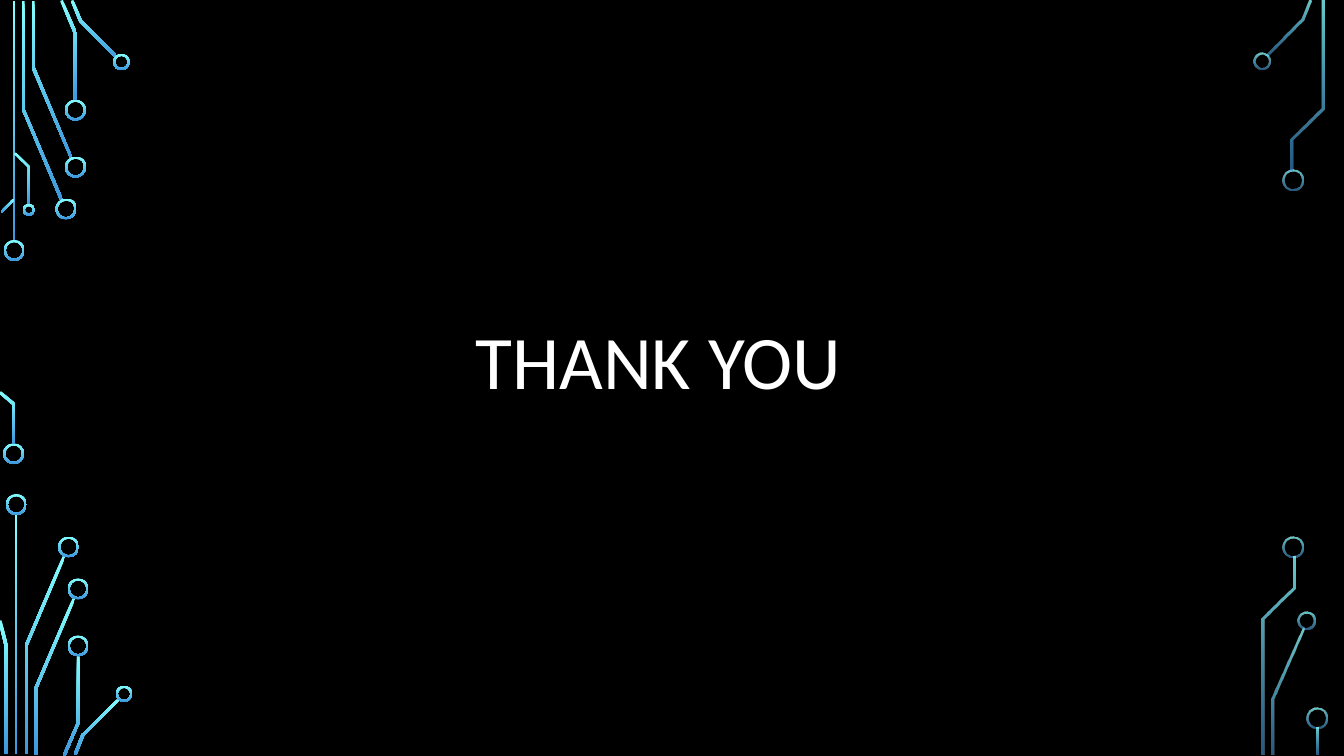
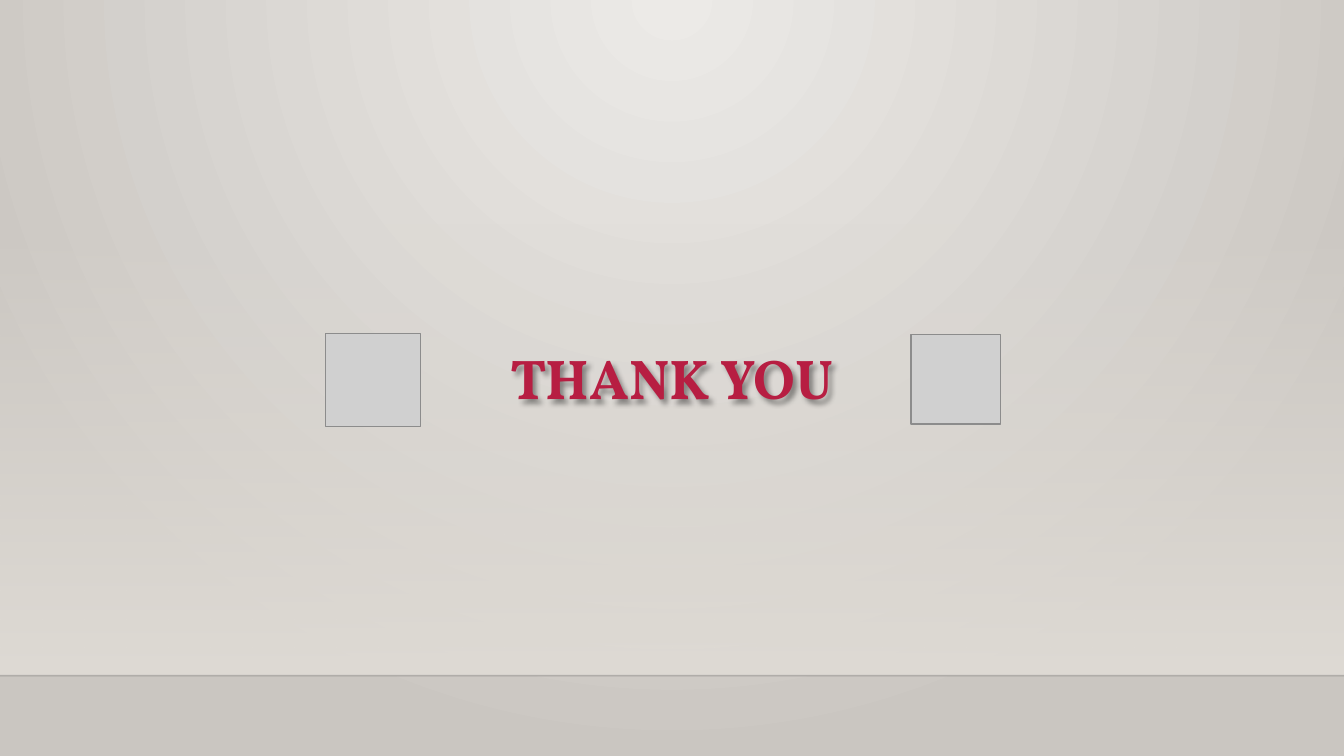
Before and after one commit to AnandBoreda/Django-web-framework-software-metrics-measurement-using-Radon-and-Pylint, a slide deck: slide 16 of Presentation/Django web framework software metrics measurement using radon and pylint.pptx (slide 12 before the commit). Drawn at 1344x756 pixels with LibreOffice and Linux fonts; fonts in the diff are those of the drawing; grey boxes stand for pictures; background and template pictures are left out. Boxes give left, top, right and bottom in pixels: in the first picture for what was removed or moved away, otherwise in the second. Text is boxed around its words. In the diff, an @@ line names an element or a change of style, - is before the commit and + after.

```diff
--- a/Presentation/Django web framework software metrics measurement using radon and pylint.pptx
+++ b/Presentation/Django web framework software metrics measurement using radon and pylint.pptx
@@ background picture (left out) to gradient #ECEAE7 to #CAC7C1 @@
@@ rectangle added at [0, 223, 1344, 676], fill gradient #DFDBD5 @@
@@ picture added at [326, 334, 420, 426] @@
@@ text "THANK YOU": place and size @@
-text "THANK YOU" at [475, 340, 841, 390]
+text "THANK YOU" at [510, 360, 834, 404]
@@ text "THANK YOU" at [510, 360, 834, 404]: size 54 to 40 pt, font Calibri to Vollkorn, text colour #FFFFFF to #B71E42, bold on; line spacing 0.9 to 1; vertical alignment middle to top @@
@@ picture added at [911, 335, 1001, 424] @@
@@ line added from (0, 676) to (1344, 676), #000001 1 pt @@
@@ group removed at [0, 0, 1328, 756]: 33 freeform shapes, 3 rectangles @@
```
Also in this commit, not shown: 2 other slides changed, 13 slides added, 9 slides removed, 2 other files.
